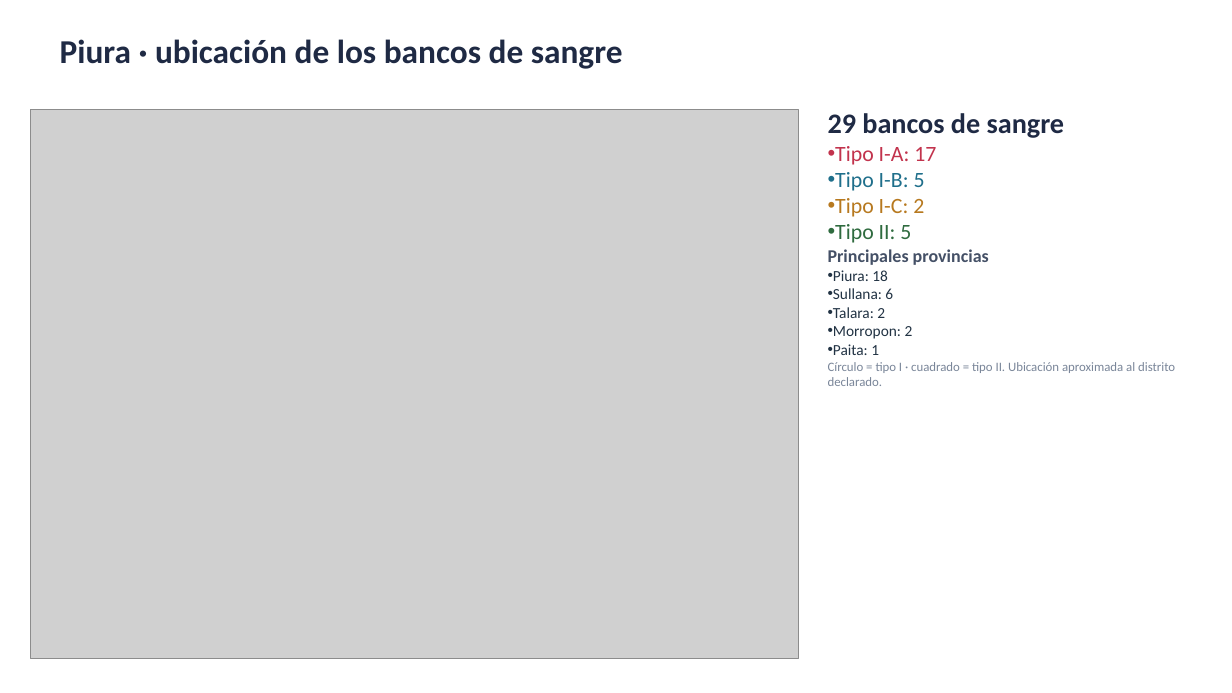
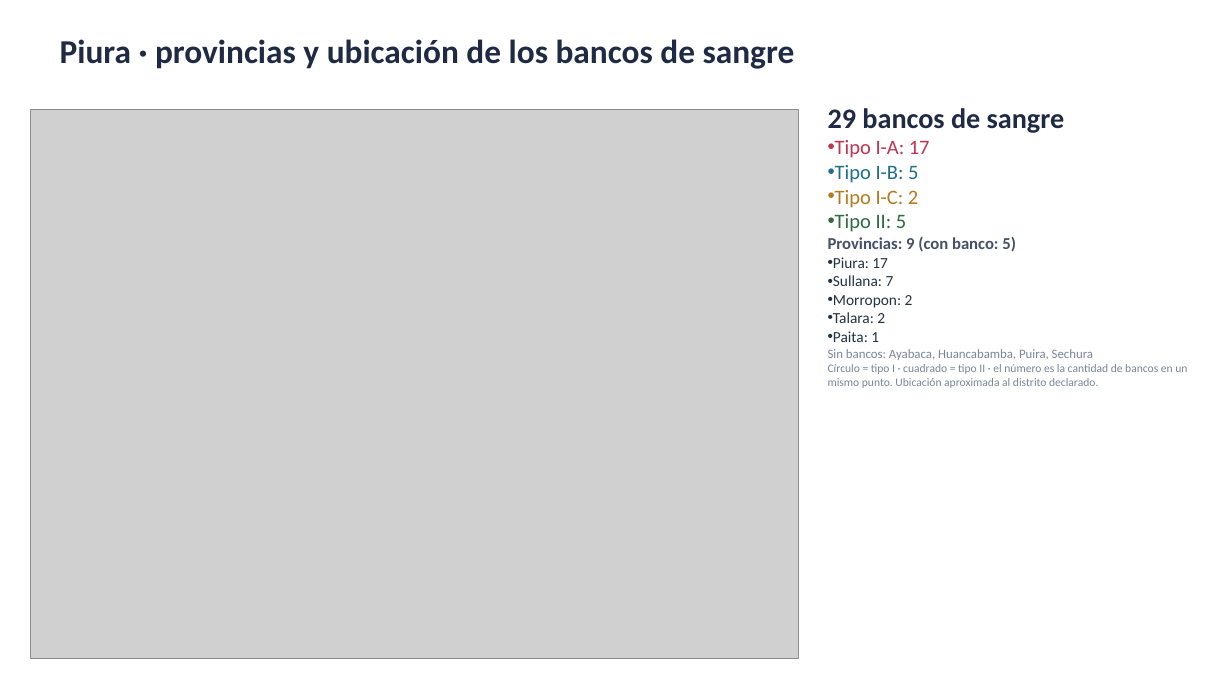
Before and after one commit to rojasarca-code/geolocalizacion-bancos-sangre-diban, a slide deck: slide 24 of datos/Bancos_de_sangre_por_region.pptx. Drawn at 1232x693 pixels with LibreOffice and Linux fonts; fonts in the diff are those of the drawing; grey boxes stand for pictures. Boxes give left, top, right and bottom in pixels: in the first picture for what was removed or moved away, otherwise in the second. Text is boxed around its words. In the diff, an @@ line names an element or a change of style, - is before the commit and + after.

```diff
--- a/datos/Bancos_de_sangre_por_region.pptx
+++ b/datos/Bancos_de_sangre_por_region.pptx
@@ text at (60, 39, 795, 69): text changed @@
-Piura · ubicación de los bancos de sangre
+Piura · provincias y ubicación de los bancos de sangre
@@ text at (835, 140, 930, 232): size 17 to 16 pt in "Tipo I-A: 17", "Tipo I-B: 5", "Tipo I-C: 2", "Tipo II: 5" @@
@@ text at (828, 237, 1016, 308): text changed; size 14 to 12 pt; text colour #445066 to #223344; bold off @@
-Principales provincias
-• Piura: 18
-• Sullana: 6
+Provincias: 9 (con banco: 5)
+• Piura: 17
+• Sullana: 7
+• Morropon: 2
@@ text at (833, 326, 913, 339): paragraph removed @@
-• Morropon: 2
@@ text at (828, 349, 1187, 388): text changed; size 10 to 9 pt @@
-Círculo = tipo I · cuadrado = tipo II. Ubicación aproximada al distrito declarado.
+Sin bancos: Ayabaca, Huancabamba, Puira, Sechura
+Círculo = tipo I · cuadrado = tipo II · el número es la cantidad de bancos en un mismo punto. Ubicación aproximada al distrito declarado.
```
Also in this commit, not shown: 24 other slides changed.
